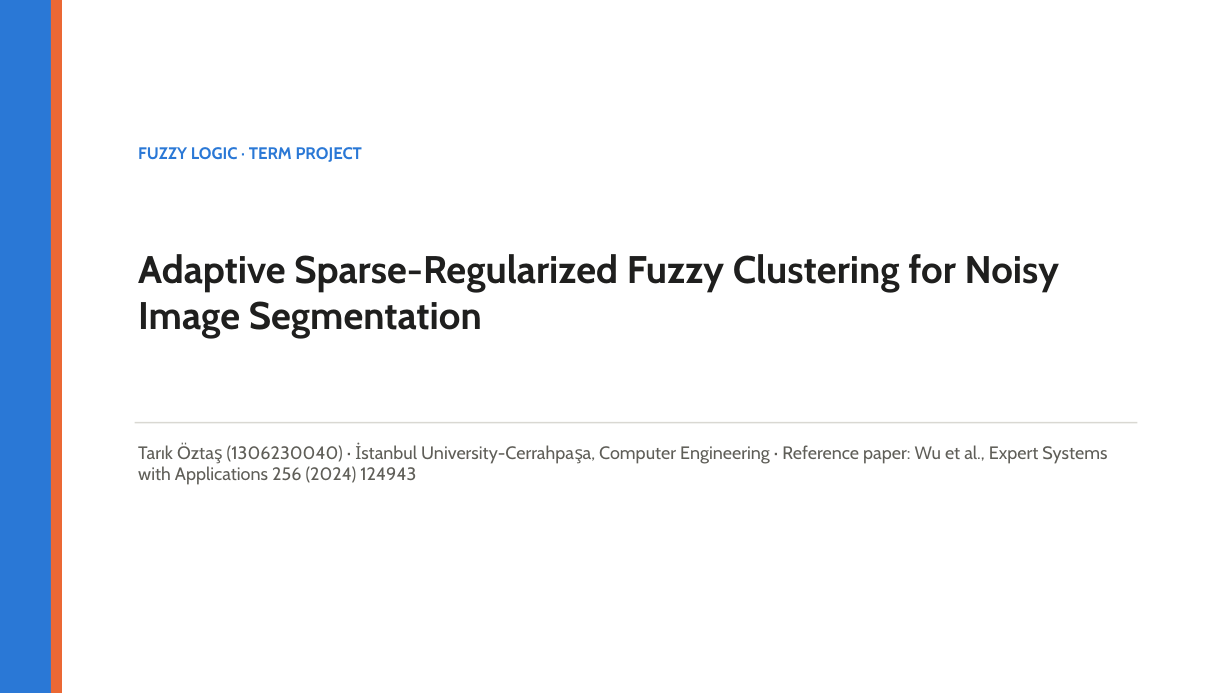
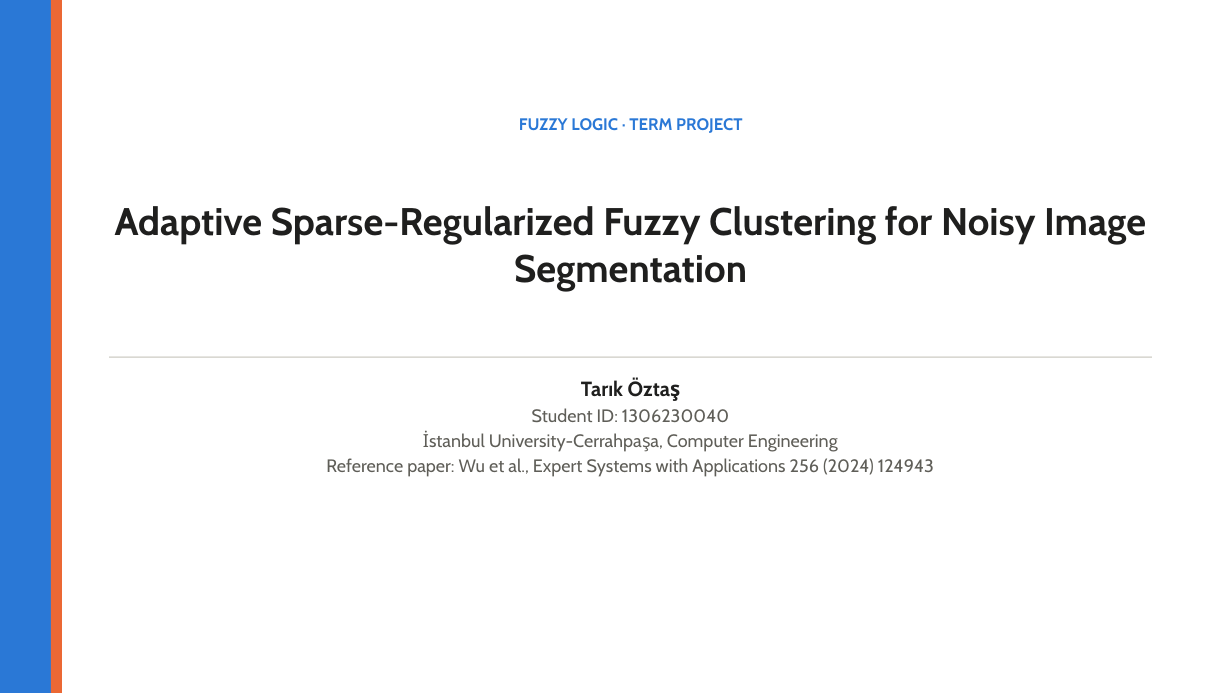
Before and after one commit to tarikoztas/fuzzy-logic-project, a slide deck: slide 1 of presentation/presentation.pptx. Drawn at 1232x693 pixels with LibreOffice and Linux fonts; fonts in the diff are those of the drawing. Boxes give left, top, right and bottom in pixels: in the first picture for what was removed or moved away, otherwise in the second. Text is boxed around its words. In the diff, an @@ line names an element or a change of style, - is before the commit and + after.

Commit message:
faz9: title slide centred, with name, student ID, university and reference paper on separate lines

```diff
--- a/presentation/presentation.pptx
+++ b/presentation/presentation.pptx
@@ text "FUZZY LOGIC · TERM PROJECT": place and size @@
-text "FUZZY LOGIC · TERM PROJECT" at (138,147,362,162)
+text "FUZZY LOGIC · TERM PROJECT" at (519,118,742,133)
@@ text "FUZZY LOGIC · TERM PROJECT" at (519,118,742,133): alignment left to centre @@
@@ text "Adaptive Sparse-Regularized Fuzzy Clustering for ..." at (115,206,1146,291): alignment left to centre @@
@@ text "Adaptive Sparse-Regularized Fuzzy Clustering for ...": place and size @@
-text "Adaptive Sparse-Regularized Fuzzy Clustering for ..." at (138,254,1059,338)
+text "Adaptive Sparse-Regularized Fuzzy Clustering for ..." at (115,206,1146,291)
@@ rectangle: place and size @@
-rectangle at (135,422,1138,424)
+rectangle at (109,357,1153,359)
@@ text at (326,378,934,477): text changed @@
-Tarık Öztaş (1306230040) · İstanbul University-Cerrahpaşa, Computer Engineering · Reference paper: Wu et al., Expert Systems with Applications 256 (2024) 124943
+Tarık Öztaş
+Student ID: 1306230040
+İstanbul University-Cerrahpaşa, Computer Engineering
+Reference paper: Wu et al., Expert Systems with Applications 256 (2024) 124943
```
Also in this commit, not shown: 7 other files.
